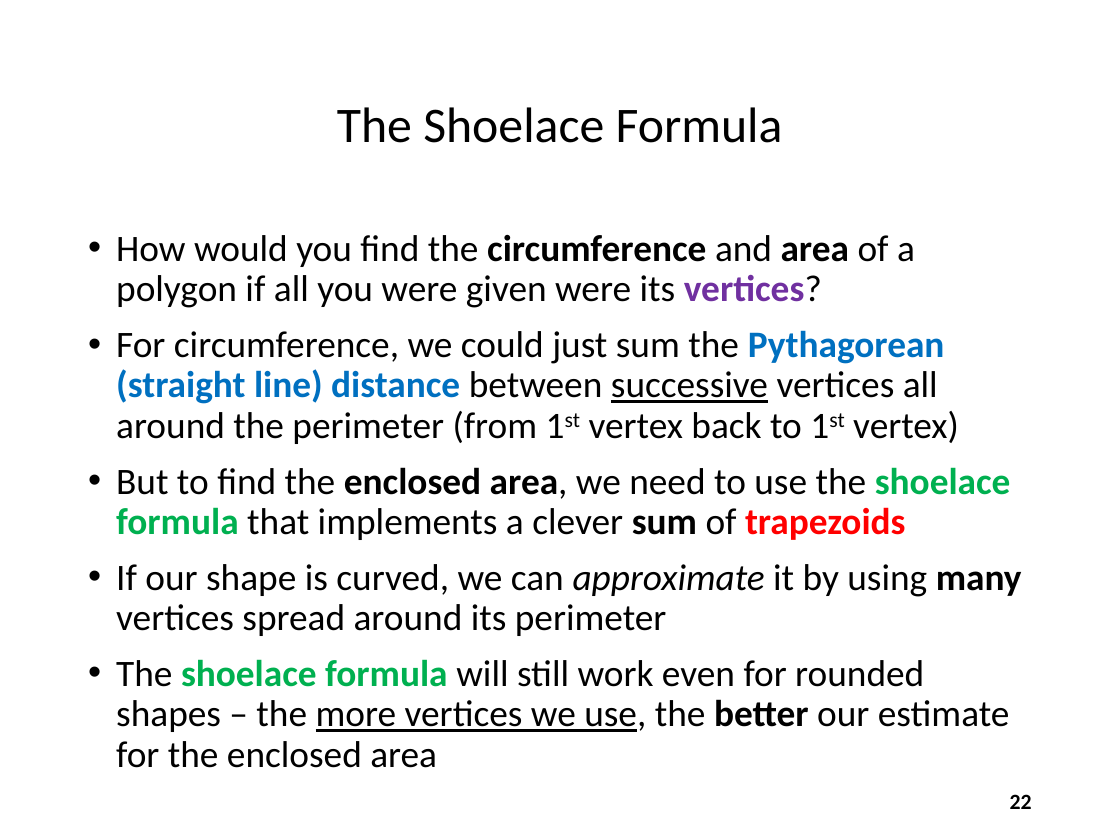
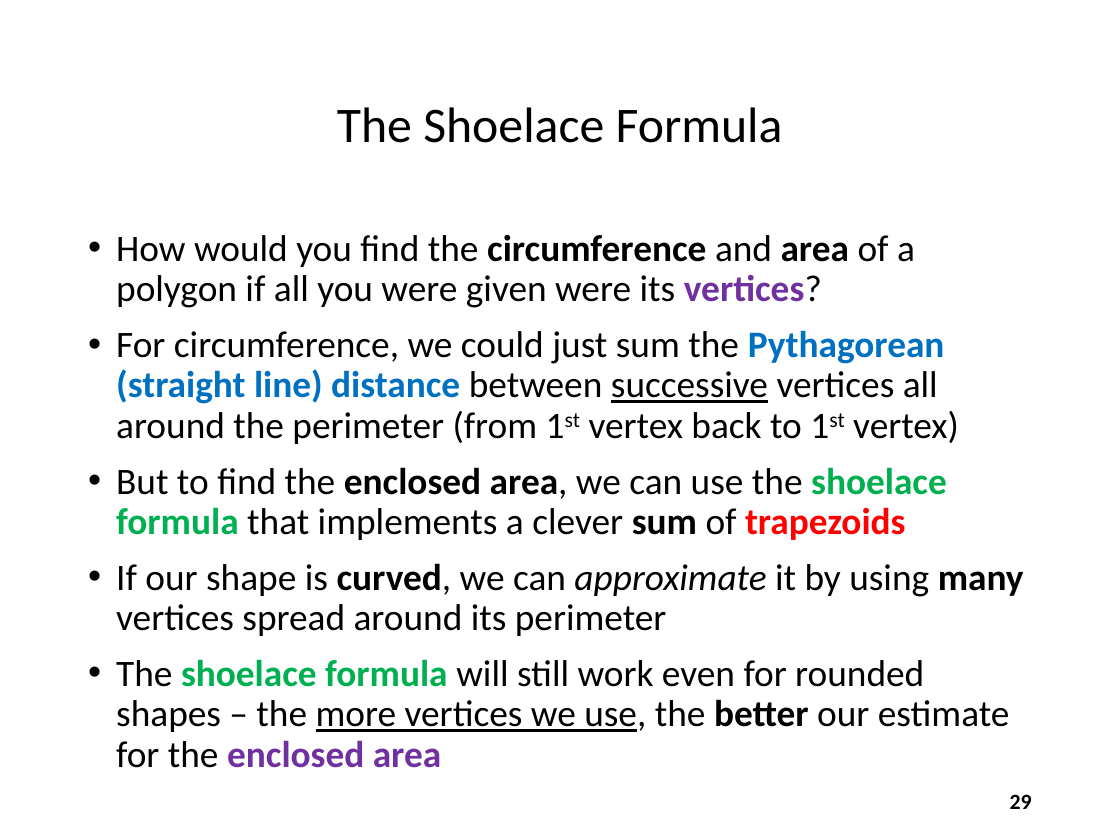
Before and after one commit to dbiersach/scicomp101, a slide deck: slide 29 of Session 07 - Trigonometry and Polar Graphs/Session 07 - Trigonometry and Polar Graphs.pptx (slide 22 before the commit). Drawn at 1120x840 pixels with LibreOffice and Linux fonts; fonts in the diff are those of the drawing. Boxes give left, top, right and bottom in pixels: in the first picture for what was removed or moved away, otherwise in the second. Text is boxed around its words. In the diff, an @@ line names an element or a change of style, - is before the commit and + after.

```diff
--- a/Session 07 - Trigonometry and Polar Graphs/Session 07 - Trigonometry and Polar Graphs.pptx
+++ b/Session 07 - Trigonometry and Polar Graphs/Session 07 - Trigonometry and Polar Graphs.pptx
@@ text at [116,467,947,540]: text changed @@
-• But to find the enclosed area, we need to use the shoelace formula that implements a clever sum of trapezoids
+• But to find the enclosed area, we can use the shoelace formula that implements a clever sum of trapezoids
@@ text at [116,563,1024,768]: bold on in "curved,", "enclosed area"; text colour #000000 to #7030A0 in "enclosed area" @@
@@ page number at [1010,794,1032,809]: text changed @@
-22
+29
```
Also in this commit, not shown: 17 other slides changed, 9 slides added, 1 slide removed, 1 other file.
